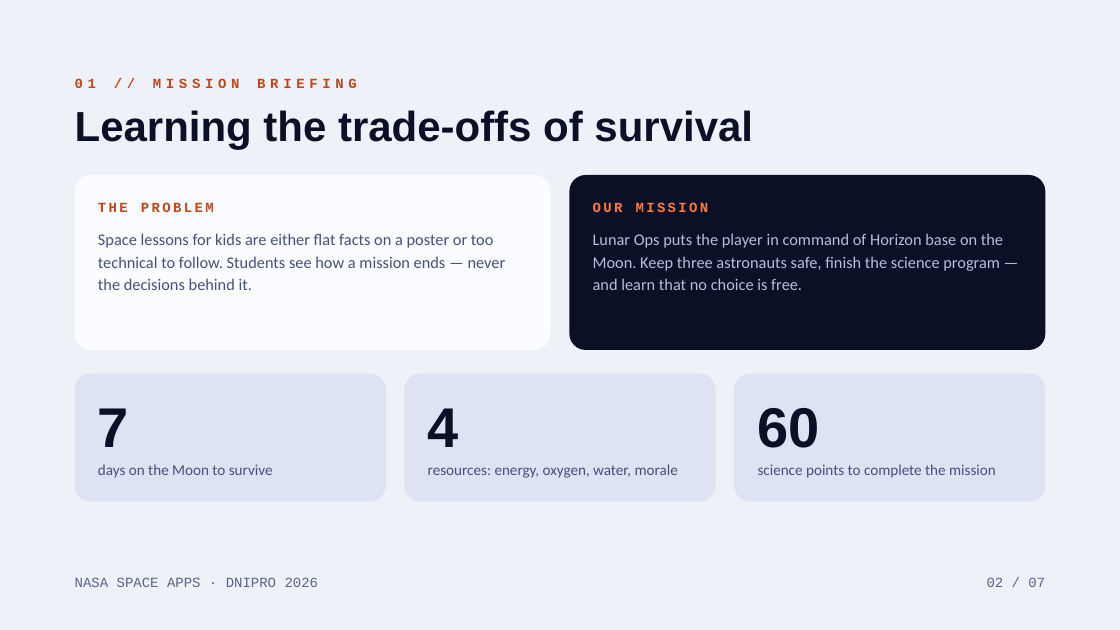
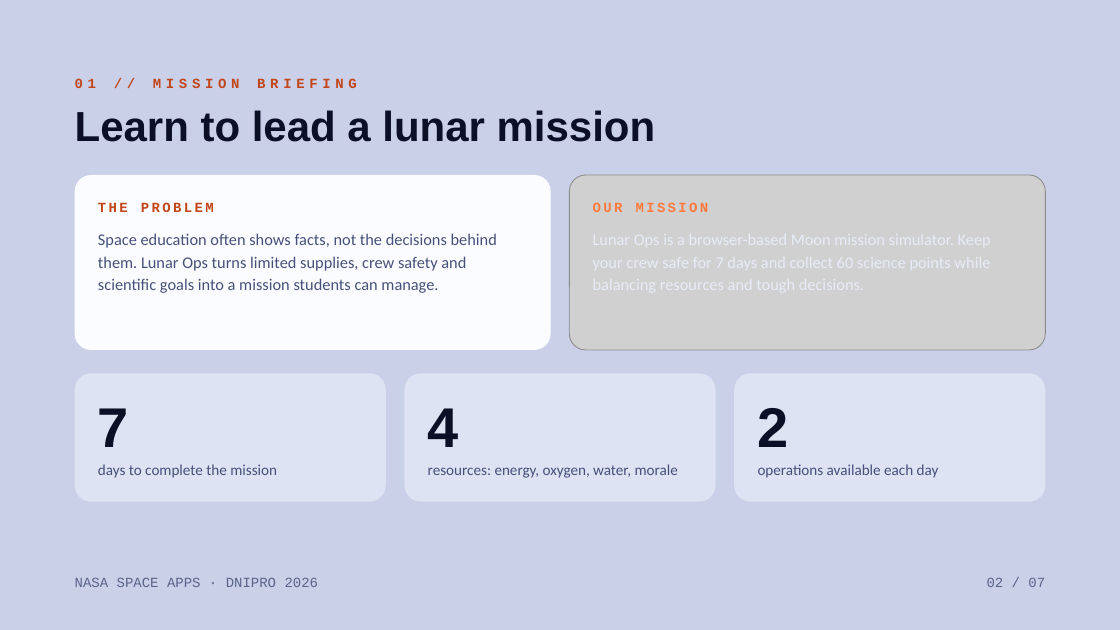
Before and after one commit to aleexxeyy/lunar-ops, a slide deck: slide 2 of Презентация/LunarOps_SpaceApps_Dnipro_2026.pptx. Drawn at 1120x630 pixels with LibreOffice and Linux fonts; fonts in the diff are those of the drawing; grey boxes stand for pictures. Boxes give left, top, right and bottom in pixels: in the first picture for what was removed or moved away, otherwise in the second. Text is boxed around its words. In the diff, an @@ line names an element or a change of style, - is before the commit and + after.

```diff
--- a/Презентация/LunarOps_SpaceApps_Dnipro_2026.pptx
+++ b/Презентация/LunarOps_SpaceApps_Dnipro_2026.pptx
@@ background #EEF1F8 to #CBD0E9 @@
@@ text at box(75, 110, 656, 142): text changed @@
-Learning the trade-offs of survival
+Learn to lead a lunar mission
@@ rounded rectangle removed at box(570, 175, 1046, 350) @@
@@ picture added at box(570, 175, 1046, 350) @@
@@ text at box(98, 233, 497, 293): text changed @@
-Space lessons for kids are either flat facts on a poster or too technical to follow. Students see how a mission ends — never the decisions behind it.
+Space education often shows facts, not the decisions behind them. Lunar Ops turns limited supplies, crew safety and scientific goals into a mission students can manage.
@@ text removed at box(593, 233, 1003, 290) @@
-Lunar Ops puts the player in command of Horizon base on the Moon. Keep three astronauts safe, finish the science program — and learn that no choice is free.
@@ text at box(758, 408, 789, 447): text changed @@
-60
+2
@@ text at box(98, 464, 277, 478): text changed @@
-days on the Moon to survive
+days to complete the mission
@@ text at box(758, 464, 939, 478): text changed @@
-science points to complete the mission
+operations available each day
```
Also in this commit, not shown: 5 other slides changed, 1 slide added, 1 slide removed, 19 other files.
